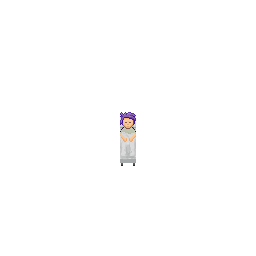
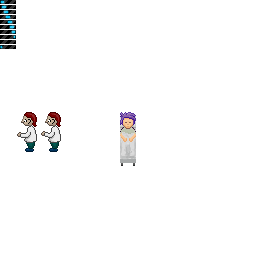
Layered file, before and after one edit (256 x 256). Changes by layer:
added group "mri" (1st of 2, in "sprites") with 40 layers in group "sprites" over [left=0, top=0, right=16, bottom=49]
added group "frame copy 9" with 3 layers in group "mri" over [left=0, top=45, right=16, bottom=49]
added layer "Layer 13" (1st of 10, in "sprites" › "mri" › "frame copy 9") in group "frame copy 9" over [left=0, top=45, right=16, bottom=49]
added group "frame copy 8" with 3 layers in group "mri" over [left=0, top=40, right=16, bottom=44]
added layer "Layer 13" (2nd of 10, in "sprites" › "mri" › "frame copy 8") in group "frame copy 8" over [left=0, top=40, right=16, bottom=44]
added group "frame copy 7" with 3 layers in group "mri" over [left=0, top=35, right=16, bottom=39]
added layer "Layer 13" (3rd of 10, in "sprites" › "mri" › "frame copy 7") in group "frame copy 7" over [left=0, top=35, right=16, bottom=39]
added group "frame copy 6" with 3 layers in group "mri" over [left=0, top=30, right=16, bottom=34]
added group "tech copy" with 4 layers in group "sprites" over [left=41, top=112, right=61, bottom=152]
added layer "ink" (1st of 3, in "sprites" › "tech copy") in group "tech copy" over [left=41, top=112, right=61, bottom=152]
added layer "shading" (1st of 2, in "sprites" › "tech copy") in group "tech copy" over [left=42, top=113, right=60, bottom=151]
added layer "-paint" (1st of 2, in "sprites" › "tech copy") in group "tech copy" over [left=42, top=113, right=60, bottom=151]
added group "tech" with 4 layers in group "sprites" over [left=17, top=112, right=37, bottom=152]
added layer "ink" (2nd of 3, in "sprites" › "tech") in group "tech" over [left=17, top=112, right=37, bottom=152]
added layer "shading" (2nd of 2, in "sprites" › "tech") in group "tech" over [left=18, top=113, right=36, bottom=151]
added layer "-paint" (2nd of 2, in "sprites" › "tech") in group "tech" over [left=18, top=113, right=36, bottom=151]
…and 23 more changes (23 added)
